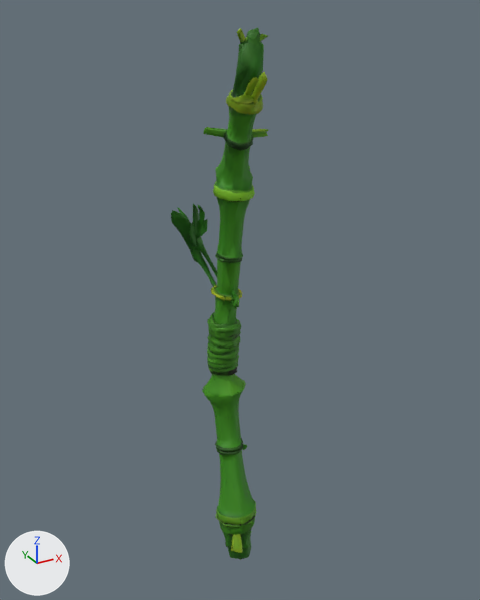
One commit to the glTF model assets/models/weapons/W007.glb: the scene before it, then after it.
Rendered twice from a camera (50 mm lens) standing at (-0.521, -1.01, 0.55) and looking at (0.006, -0.052, 0.071). The lights are fixed; the arrows at lower left show +X, +Y and +Z. The first picture is the older version. Vertices at exactly the same position are counted once.

Objects in the first picture: 'W007'.
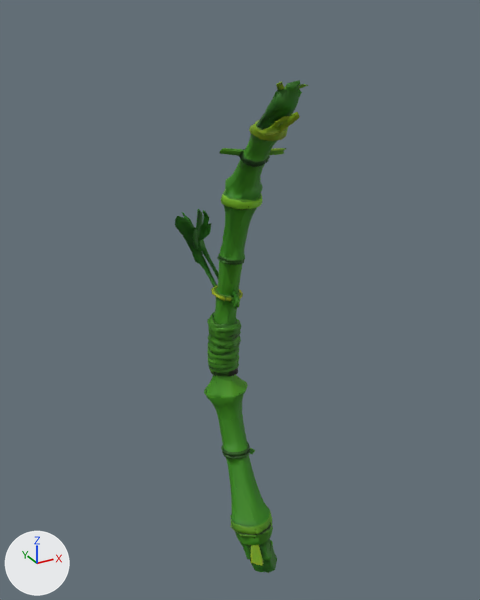
The newer file adds a shape key; the second version is drawn at full value of the shape key 'Draw' of 'W007', and the change is written as the vertex moves it makes.

Diff of the bpy script that builds the scene:
```diff
--- a/assets/models/weapons/W007.glb.py
+++ b/assets/models/weapons/W007.glb.py
@@ me_meshes_0 @@
-me_meshes_0.from_pydata(...)  # 5515 vertices, 6500 faces; spans x -0.075..0.057, y -0.159..0.087, z -0.525..0.525
+me_meshes_0.from_pydata(...)  # 5515 vertices, 6500 faces; spans x -0.075..0.057, y -0.244..0.079, z -0.462..0.462
+# me_meshes_0 part 1: the loose piece of 40 vertices spanning x -0.024..0.01, y -0.128..-0.105, z 0.497..0.524 is multiplied about its middle by the matrix ((1.0, 0.0, 0.0), (0.0, 0.998, -0.415), (0.0, -0.003, 0.659)), then moved by (0.0, -0.106, -0.058)
+# me_meshes_0 part 2: the loose piece of 81 vertices spanning x -0.037..0.005, y -0.14..-0.1, z 0.446..0.519 is multiplied about its middle by the matrix ((1.0, 0.0, 0.0), (-0.002, 0.998, -0.389), (-0.003, -0.004, 0.7)), then moved by (0.0, -0.095, -0.049)
+# me_meshes_0 part 3: the loose piece of 12 vertices spanning x -0.03..-0.021, y -0.158..-0.135, z 0.442..0.461 is multiplied about its middle by the matrix ((1.067, -0.105, -0.131), (0.069, 1.042, -0.276), (0.153, 0.265, 1.036)), then moved by (0.0, -0.083, -0.04)
+# me_meshes_0 part 4: the loose piece of 32 vertices spanning x -0.02..-0.007, y -0.146..-0.116, z 0.417..0.444 is multiplied about its middle by the matrix ((1.0, 0.0, 0.0), (-0.001, 1.0, -0.35), (-0.001, 0.001, 0.757)), then moved by (0.0, -0.075, -0.035)
+# me_meshes_0 part 5: the loose piece of 83 vertices spanning x -0.011..0.02, y -0.13..-0.065, z 0.383..0.458 is multiplied about its middle by the matrix ((1.0, 0.0, 0.0), (0.005, 1.0, -0.341), (0.007, -0.001, 0.769)), then moved by (0.0, -0.072, -0.033)
+# me_meshes_0 part 6: the loose piece of 120 vertices spanning x -0.039..0.01, y -0.122..-0.06, z 0.382..0.46 is multiplied about its middle by the matrix ((1.0, 0.0, 0.0), (0.001, 1.0, -0.342), (0.001, 0.0, 0.768)), then moved by (0.0, -0.072, -0.033)
+# me_meshes_0 part 7: the loose piece of 107 vertices spanning x -0.053..0.023, y -0.092..-0.023, z 0.33..0.401 is multiplied about its middle by the matrix ((1.0, 0.0, 0.0), (0.0, 1.001, -0.297), (0.0, 0.001, 0.825)), then moved by (0.0, -0.054, -0.021)
+# me_meshes_0 part 8: the loose piece of 114 vertices spanning x -0.053..0.026, y -0.094..-0.034, z 0.325..0.396 is multiplied about its middle by the matrix ((1.0, 0.0, 0.0), (0.002, 1.003, -0.289), (0.002, 0.003, 0.835)), then moved by (0.0, -0.053, -0.021)
+# me_meshes_0 part 9: the loose piece of 195 vertices spanning x -0.026..0.045, y -0.061..0.006, z 0.259..0.341 is multiplied about its middle by the matrix ((1.0, 0.0, 0.0), (0.0, 1.005, -0.243), (0.0, 0.005, 0.883)), then moved by (0.0, -0.037, -0.012)
+# me_meshes_0 part 10: the loose piece of 172 vertices spanning x -0.028..0.045, y -0.057..0.012, z 0.209..0.28 is multiplied about its middle by the matrix ((1.0, 0.0, 0.0), (0.0, 0.996, -0.196), (0.0, -0.003, 0.924)), then moved by (0.0, -0.025, -0.007)
+# me_meshes_0 part 11: the loose piece of 107 vertices spanning x -0.013..0.031, y -0.039..0.007, z 0.14..0.212 is multiplied about its middle by the matrix ((1.0, 0.0, 0.0), (-0.003, 1.008, -0.145), (-0.002, 0.004, 0.958)), then moved by (0.0, -0.013, -0.003)
+# me_meshes_0 part 12: the loose piece of 92 vertices spanning x -0.017..0.031, y -0.028..0.015, z 0.138..0.183 is multiplied about its middle by the matrix ((1.0, 0.0, 0.0), (0.001, 0.998, -0.129), (0.0, -0.001, 0.967)), then moved by (0.0, -0.011, -0.002)
+# me_meshes_0 part 13: the loose piece of 14 vertices spanning x -0.075..-0.052, y 0.047..0.061, z 0.201..0.222 is multiplied about its middle by the matrix ((0.997, -0.017, -0.035), (0.012, 0.989, -0.136), (0.037, 0.135, 0.988)), then moved by (0.0, -0.018, -0.004)
+# me_meshes_0 part 14: the loose piece of 45 vertices spanning x -0.075..-0.036, y 0.049..0.068, z 0.174..0.222 is multiplied about its middle by the matrix ((1.01, -0.018, -0.007), (0.017, 1.0, -0.141), (0.009, 0.141, 1.0)), then moved by (0.0, -0.016, -0.003)
+# me_meshes_0 part 15: the loose piece of 34 vertices spanning x -0.027..-0.004, y 0.045..0.062, z 0.182..0.219 is multiplied about its middle by the matrix ((1.0, 0.0, 0.0), (0.005, 1.001, -0.162), (0.003, 0.001, 0.948)), then moved by (0.0, -0.016, -0.004)
+# me_meshes_0 part 16: 3447 of 5515 vertices moved; they spanned x -0.062..0.048, y -0.121..0.087, z -0.525..0.226 and now span x -0.062..0.048, y -0.202..0.079, z -0.462..0.221; mean shift (0.0, -0.026, 0.009); largest move (0.002, -0.066, -0.525) -> (0.002, -0.178, -0.462)
+# me_meshes_0 part 17: 215 of 5515 vertices moved; they spanned x -0.057..0.056, y -0.159..-0.053, z 0.356..0.525 and now span x -0.057..0.056, y -0.244..-0.105, z 0.337..0.462; mean shift (0.0, -0.078, -0.037); largest move (-0.031, -0.121, 0.525) -> (-0.031, -0.233, 0.462)
+# other edits to the shape of me_meshes_0 do not show in these pictures
 me_meshes_0.materials.append(mat_tripo_material_ef9bded0_96b0_4302_97e1_76e15e3a5f36)
```

Boxes (x1, y1, x2, y2) around the edits, measured in the pictures (480 x 600 px; the box of a moved part takes in the faces that stretch with it):
'W007', reshaped (35% wider, 7% shorter)
    before: (171, 28, 269, 560)
    after: (175, 80, 308, 573)
part 1 of me_meshes_0, moved or reshaped
    before: (246, 28, 265, 41)
    after: (285, 80, 306, 89)
part 2 of me_meshes_0, moved or reshaped
    before: (235, 32, 264, 84)
    after: (263, 84, 302, 120)
part 3 of me_meshes_0, moved or reshaped
    before: (248, 77, 258, 90)
    after: (276, 116, 290, 124)
part 4 of me_meshes_0, moved or reshaped
    before: (249, 88, 262, 105)
    after: (275, 123, 291, 134)
part 5 of me_meshes_0, moved or reshaped
    before: (249, 94, 263, 126)
    after: (269, 118, 288, 148)
part 6 of me_meshes_0, moved or reshaped
    before: (226, 81, 255, 126)
    after: (249, 114, 279, 149)
part 7 of me_meshes_0, moved or reshaped
    before: (206, 123, 254, 155)
    after: (221, 146, 273, 170)
part 8 of me_meshes_0, moved or reshaped
    before: (203, 119, 253, 159)
    after: (220, 142, 271, 174)
part 9 of me_meshes_0, moved or reshaped
    before: (214, 153, 254, 198)
    after: (222, 167, 263, 206)
part 10 of me_meshes_0, moved or reshaped
    before: (213, 184, 255, 223)
    after: (221, 197, 263, 228)
part 11 of me_meshes_0, moved or reshaped
    before: (219, 221, 244, 261)
    after: (222, 224, 249, 263)
part 12 of me_meshes_0, moved or reshaped
    before: (215, 242, 227, 261)
    after: (217, 242, 229, 263)
part 13 of me_meshes_0, moved or reshaped
    before: (171, 210, 184, 220)
    after: (175, 216, 189, 225)
part 14 of me_meshes_0, moved or reshaped
    before: (171, 217, 186, 232)
    after: (175, 221, 190, 235)
part 15 of me_meshes_0, moved or reshaped
    before: (196, 211, 208, 226)
    after: (199, 215, 211, 229)
part 16 of me_meshes_0, moved or reshaped
    before: (177, 204, 256, 560)
    after: (182, 209, 277, 573)
part 17 of me_meshes_0, moved or reshaped
    before: (231, 28, 269, 138)
    after: (257, 81, 308, 155)
